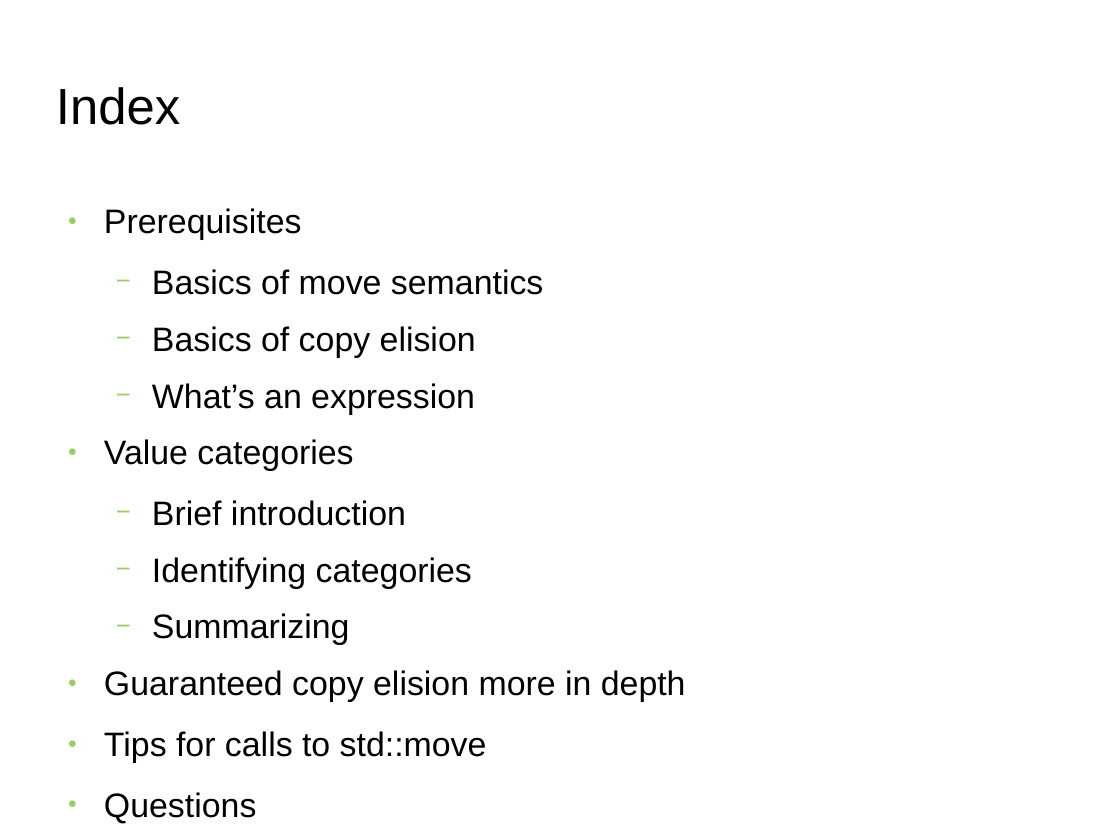
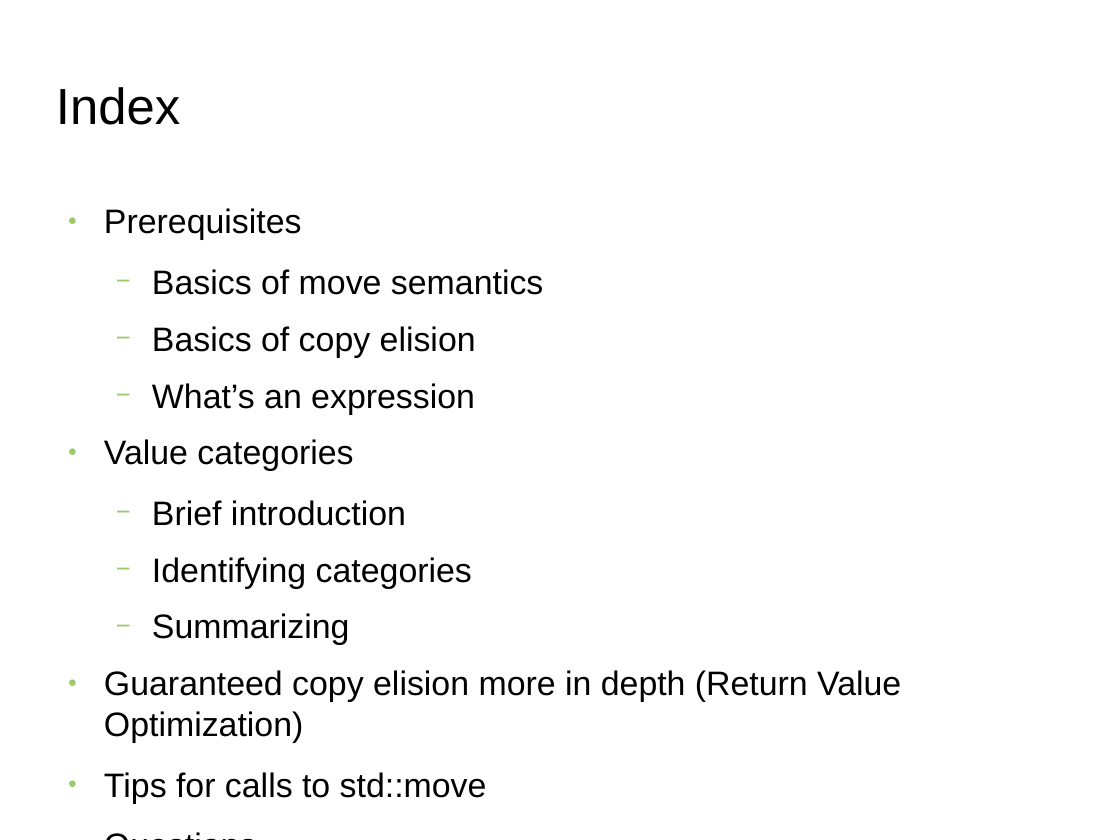
Before and after one commit to FranckRJ/CPP-trainings, a slide deck: slide 2 of traning-move.pt1.odp. Drawn at 1120x840 pixels with LibreOffice and Linux fonts; fonts in the diff are those of the drawing; background and template pictures are left out. Boxes give left, top, right and bottom in pixels: in the first picture for what was removed or moved away, otherwise in the second. Text is boxed around its words. In the diff, an @@ line names an element or a change of style, - is before the commit and + after.

Commit message:
Plus de détail sur les value categories + résumé du code en un slide.

```diff
--- a/traning-move.pt1.odp
+++ b/traning-move.pt1.odp
@@ text at <box>104,670,901,743</box>: text changed @@
-● Guaranteed copy elision more in depth
+● Guaranteed copy elision more in depth (Return Value Optimization)
```
Also in this commit, not shown: 3 slides added, 1 slide removed, 1 other file.
